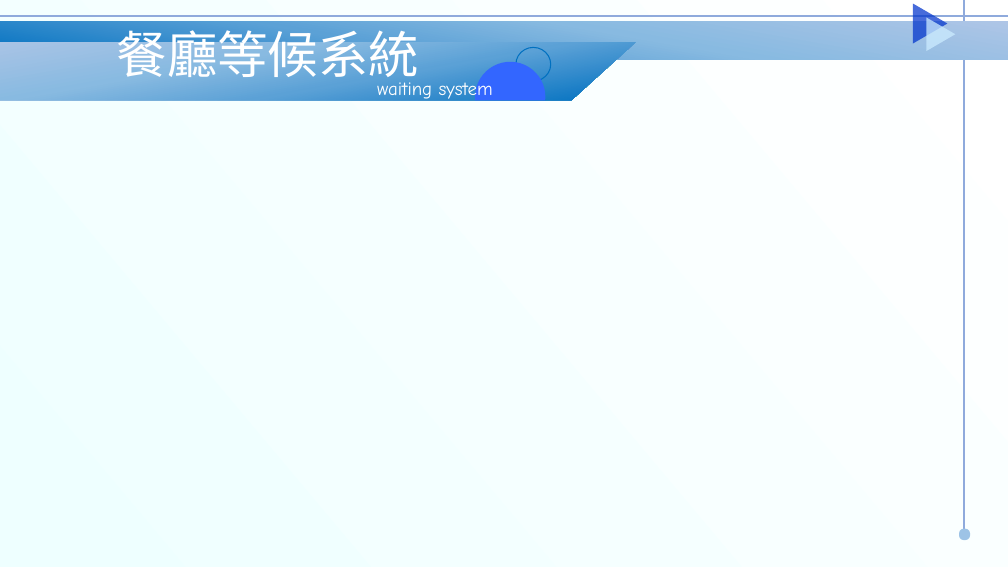
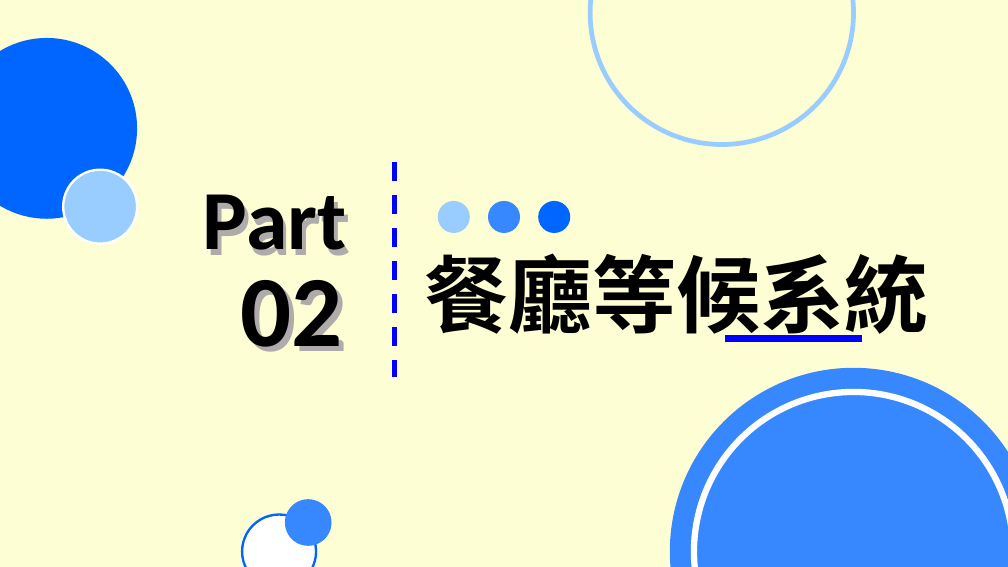
Before and after one commit to 10946009/ntub_112403, a slide deck: slide 4 of PPT/複評二審1214.pptx. Drawn at 1008x567 pixels with LibreOffice and Linux fonts; fonts in the diff are those of the drawing; background and template pictures are left out. Boxes give left, top, right and bottom in pixels: in the first picture for what was removed or moved away, otherwise in the second. Text is boxed around its words. In the diff, an @@ line names an element or a change of style, - is before the commit and + after.

```diff
--- a/PPT/複評二審1214.pptx
+++ b/PPT/複評二審1214.pptx
@@ background #FFFFFF to #FFF2CC at 20% opacity @@
@@ rectangle at [0,0,1008,567]: fill gradient #FFFFFF to #EEFFFF to #DDFFFF to #FEFFCD at 78% opacity @@
@@ rectangle removed at [0,21,1008,60] @@
@@ line removed from (0, 16) to (1008, 16) @@
@@ ellipse added at [591,0,854,144], outline #99CCFF 4.5 pt @@
@@ triangle removed at [913,3,948,43] @@
@@ triangle removed at [927,17,955,51] @@
@@ line removed from (965, 530) to (965, 0) @@
@@ parallelogram removed at [0,42,636,101] @@
@@ ellipse added at [0,38,137,219], fill #0066FF @@
@@ chord (boxed as its full ellipse) removed at [461,48,560,147] @@
@@ ellipse removed at [516,48,551,82] @@
@@ text removed at [377,79,493,103] @@
-waiting system
@@ ellipse added at [64,169,138,243], fill #99CCFF, outline #FFFFFF 2.25 pt @@
@@ line added from (395, 162) to (395, 377), #0000FF 4.5 pt dashed @@
@@ ellipse added at [438,201,470,233], fill #99CCFF @@
@@ ellipse added at [488,201,520,233], fill #3788FF @@
@@ ellipse added at [538,201,570,233], fill #0066FF @@
@@ text "餐廳等候系統": place and size @@
-text "餐廳等候系統" at [117,22,419,86]
+text "餐廳等候系統" at [425,253,929,342]
@@ text "餐廳等候系統" at [425,253,929,342]: size 48 to 80 pt, font Noto Sans CJK SC to Calibri, text colour #FFFFFF to #000000, bold on @@
@@ group added at [200,168,364,377]: 4 texts @@
+Part
+Part
+02
+02
@@ line added from (725, 339) to (862, 339), #0000FF 6 pt @@
@@ ellipse added at [670,368,1008,567], fill #3788FF @@
@@ ellipse added at [694,392,1008,567], outline #FFFFFF 6 pt @@
@@ ellipse added at [285,499,332,546], fill #3788FF @@
@@ ellipse added at [242,515,316,567], fill #FFFFFF, outline #0066FF 2.25 pt @@
@@ rounded rectangle removed at [960,529,970,540] @@
```
Also in this commit, not shown: 2 other slides changed, 3 slides added, 3 slides removed.
